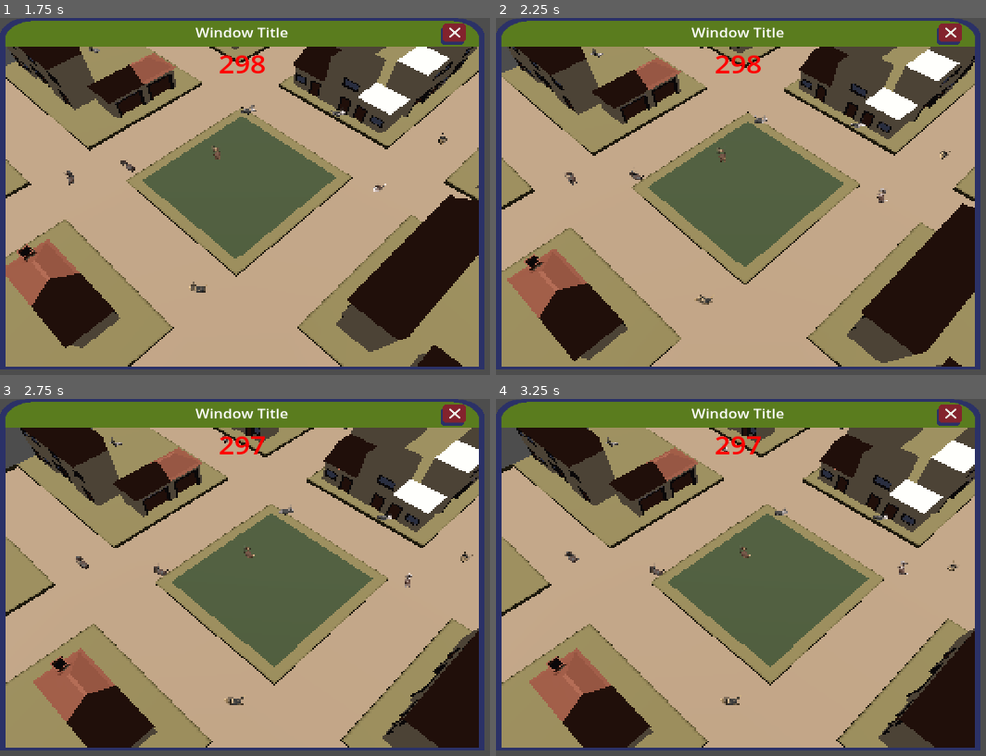
Above: before the commit, frames 1-4 (two rows, left to right).
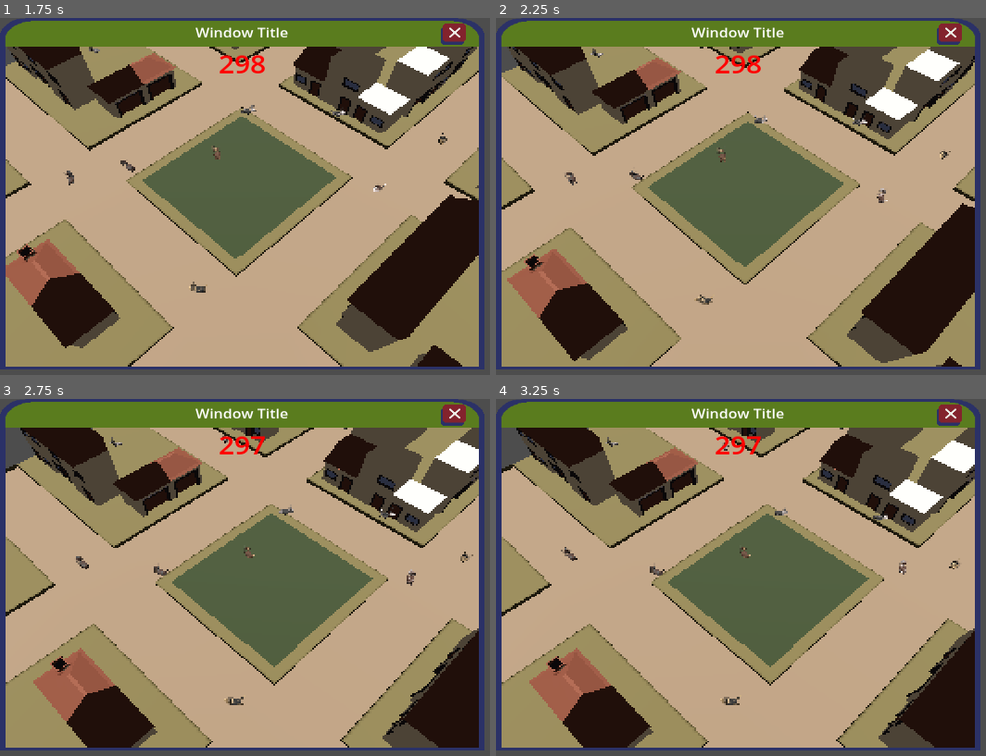
Above: after the commit, the same moments.

Repository: cc-dan/prs
Game: Godot game, scene res://scenes/window/window_world_view.tscn
Same seed, same stepped clock (60 frames per second), same inputs: the game is played once before the commit and once after it. This scene is started directly instead of the project's main scene.
Inputs (mouse positions are in pixels of both pictures, inside the frame that each line leads up to):
- Up to frame 1 (1.75 s): click "Start shift" at 0.5 s; move the mouse to (outside the picture) at 1.27 s; click (outside the picture) at 1.35 s
- Up to frame 2 (2.25 s): drag from (716, 321) to (outside the picture) at 2.02 s
- Up to frame 3 (2.75 s): no input
- Up to frame 4 (3.25 s): move the mouse to (941, 556) at 2.77 s; click (941, 556) at 2.85 s

Frame 1 is identical in both runs. In frame 2, less than 0.1% of the frame differs, in the area x 72-76%, y 27-31%; in frame 3, 0.1%; in frame 4, 0.2%, in the area x 13-95%, y 12-50%.
Error in both runs: Cannot call method 'get_node' on a null value. (res://scripts/window.gd:48)

Commit message:
Animaciones funcionan correctamente al seleccionar un perro. Solucionado bug de algunos perros reproduciendo la animación una sola vez

Diff:
--- a/scenes/pets/dog.tscn
+++ b/scenes/pets/dog.tscn
@@ -379,5 +379,4 @@
 unique_name_in_owner = true
 one_shot = true
 
-[connection signal="animation_finished" from="Model/AnimationPlayer" to="." method="_on_animation_finished"]
 [connection signal="timeout" from="Idler" to="." method="_on_idler_timeout"]
--- a/scenes/window/window_world_view.tscn
+++ b/scenes/window/window_world_view.tscn
@@ -32,7 +32,7 @@
 
 [node name="SubViewport" type="SubViewport" parent="HBoxContainer/Body/SubViewportContainer" index="0"]
 handle_input_locally = false
-size = Vector2i(255, 201)
+size = Vector2i(2, 2)
 render_target_update_mode = 4
 
 [node name="world" parent="HBoxContainer/Body/SubViewportContainer/SubViewport" index="0" instance=ExtResource("2_ht4pq")]
--- a/scripts/dog.gd
+++ b/scripts/dog.gd
@@ -14,6 +14,7 @@
 	map = navigation.get_navigation_map()
 	$Idler.wait_time = randf_range(0, 2)
 	$Idler.start()
+	animation_player.connect("animation_finished", _on_animation_finished)
 
 func random_point_in_circle(radius: float) -> Vector2:
 	var x := randf_range(-radius, radius)
@@ -57,6 +58,14 @@
 	animation_player.play("Animation")
 	$Idler.wait_time = randf_range(2, 5)
 
+func _on_animation_finished(anim_name: StringName) -> void:
+	animation_player.stop() if idle else animation_player.play("Animation")
 
-func _on_animation_finished(anim_name: StringName) -> void:
-	animation_player.stop() if idle else animation_player.play()
+func freeze() -> void:
+	if not idle:
+		idle = true
+	else:
+		$Idler.stop()
+
+func unfreeze() -> void:
+	$Idler.start(1)
--- a/scripts/window_recovery.gd
+++ b/scripts/window_recovery.gd
@@ -9,11 +9,11 @@
 
 func appear(pet: StaticBody3D) -> void:
 	selected_pet = pet
-	selected_pet.set_physics_process(false)
+	selected_pet.freeze() #.set_physics_process(false)
 	visible = true
 
 func vanish() -> void:
-	selected_pet.set_physics_process(true)
+	selected_pet.unfreeze() #.set_physics_process(true)
 	visible = false
 	for box in boxes:
 		box.button_pressed = false
